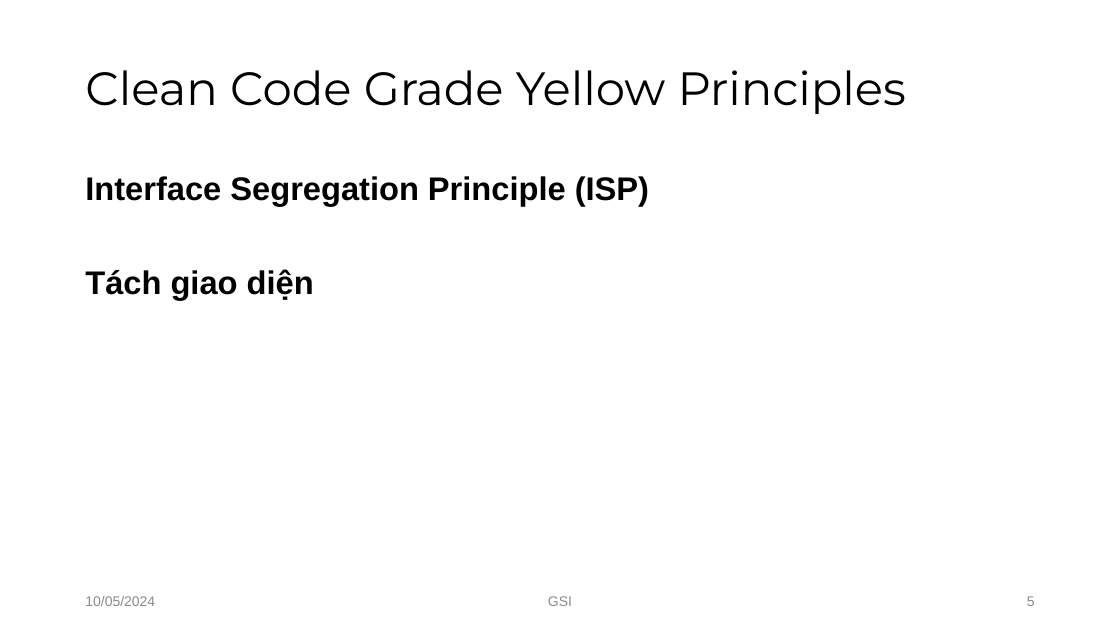
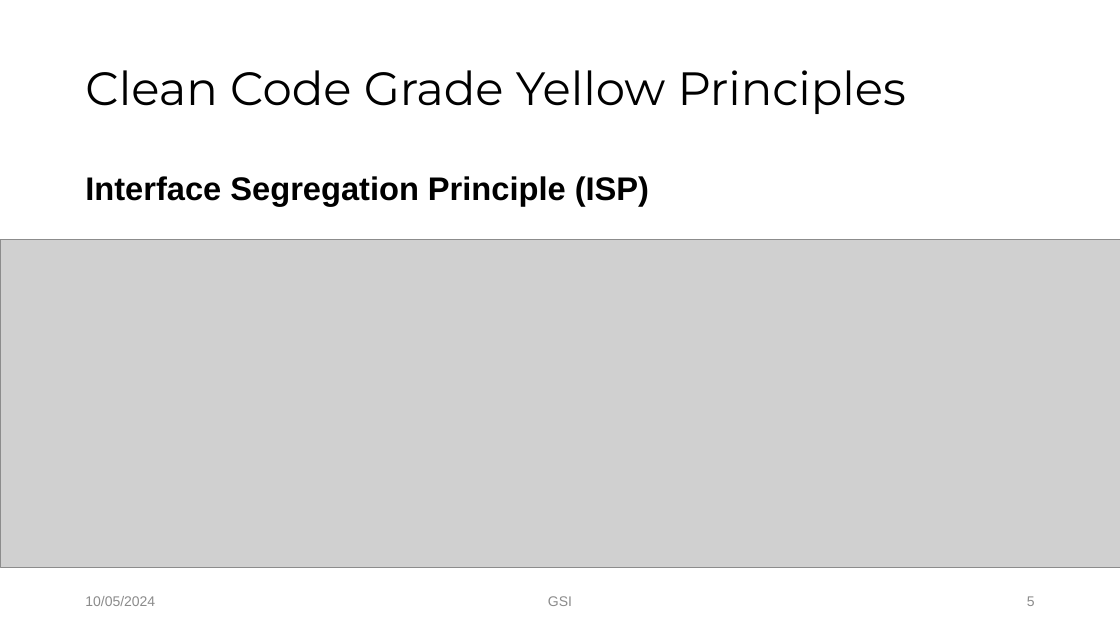
Before and after one commit to Tuyen92/my_bag, a slide deck: slide 5 of yellow.pptx. Drawn at 1120x630 pixels with LibreOffice and Linux fonts; fonts in the diff are those of the drawing; grey boxes stand for pictures; background and template pictures are left out. Boxes give left, top, right and bottom in pixels: in the first picture for what was removed or moved away, otherwise in the second. Text is boxed around its words. In the diff, an @@ line names an element or a change of style, - is before the commit and + after.

```diff
--- a/yellow.pptx
+++ b/yellow.pptx
@@ picture added at [0, 239, 1120, 568] @@
@@ text at [85, 269, 314, 299]: paragraph removed @@
-Tách giao diện
```
Also in this commit, not shown: 11 other slides changed, 1 other file.
